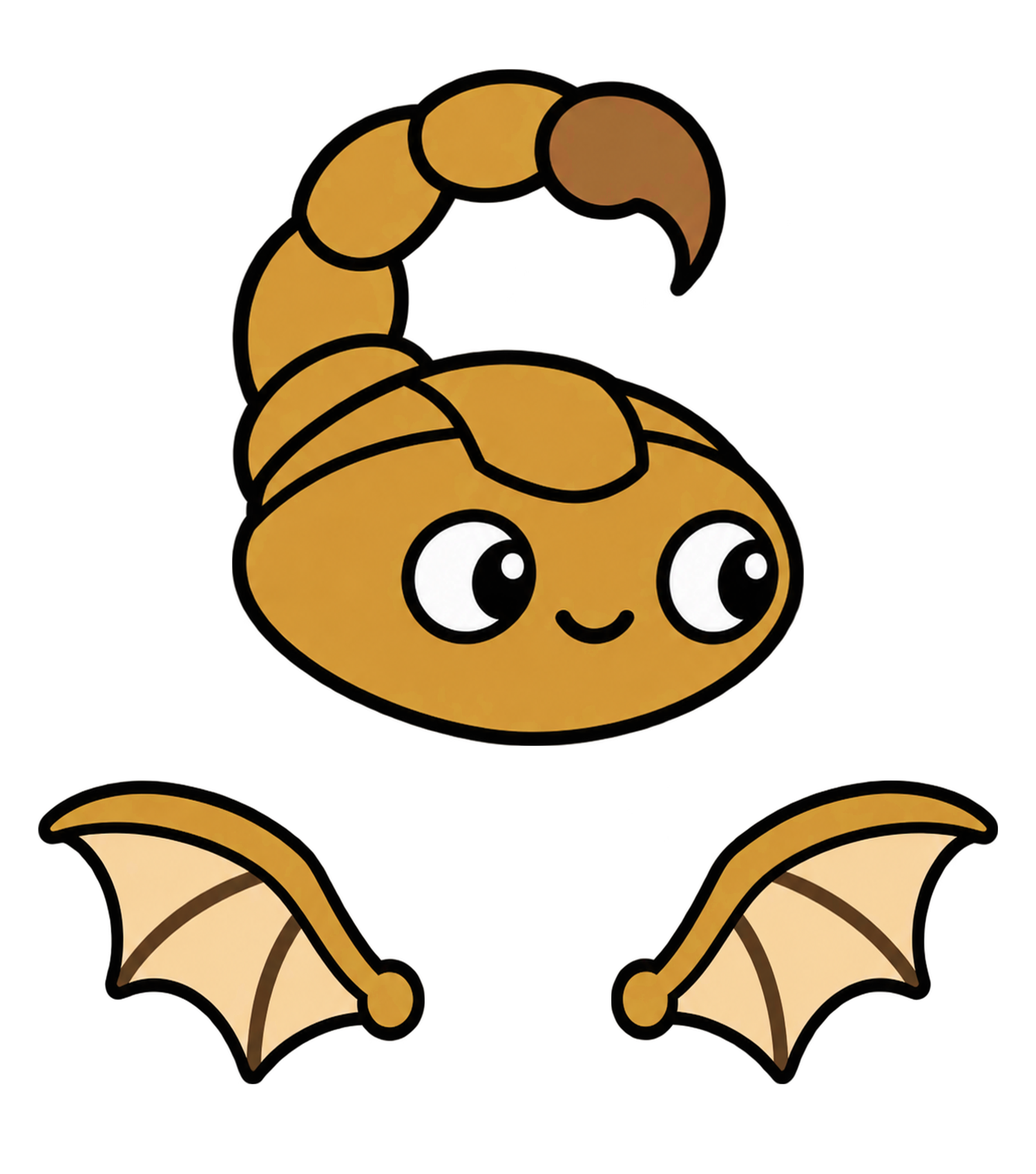
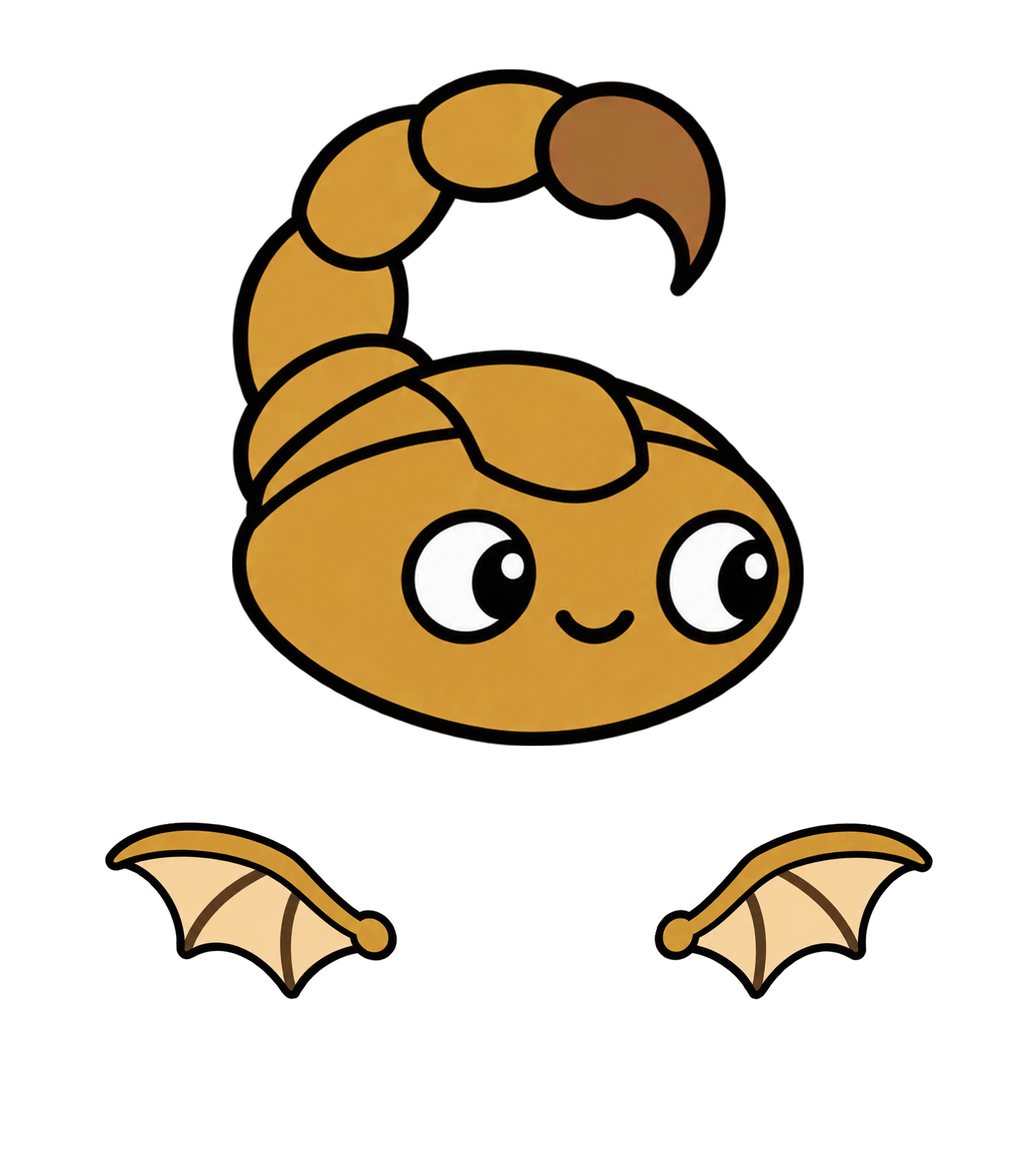
Before/after of a w=1036, h=1174 layered artwork. What changed in the layer stack:
painted on "날개1" over [37, 780, 425, 1084]
painted on "날개2" over [611, 780, 998, 1084]
